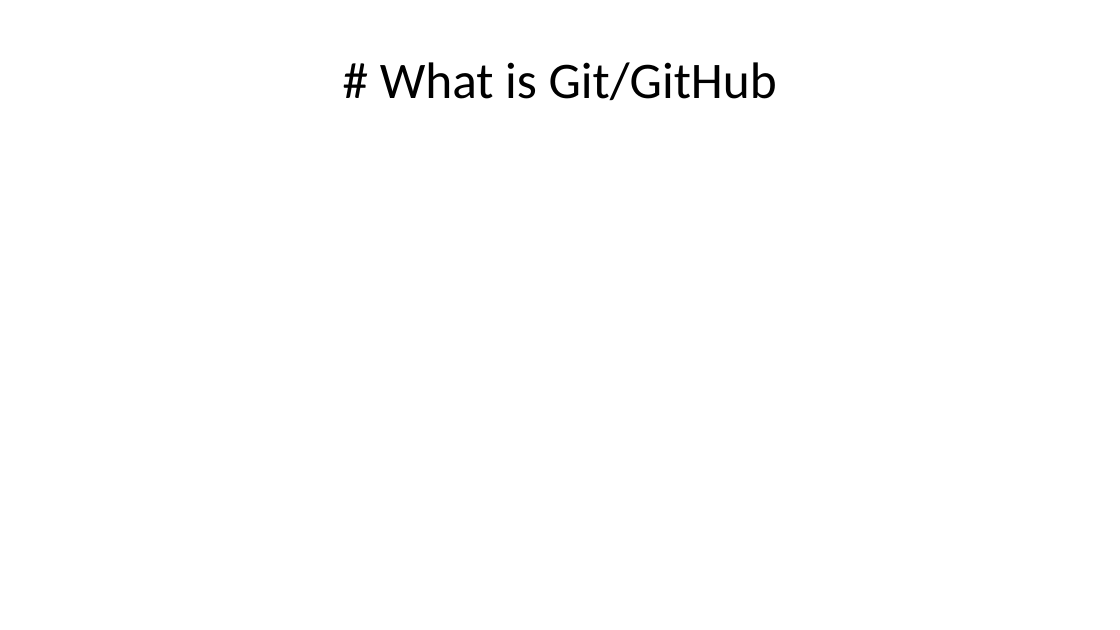
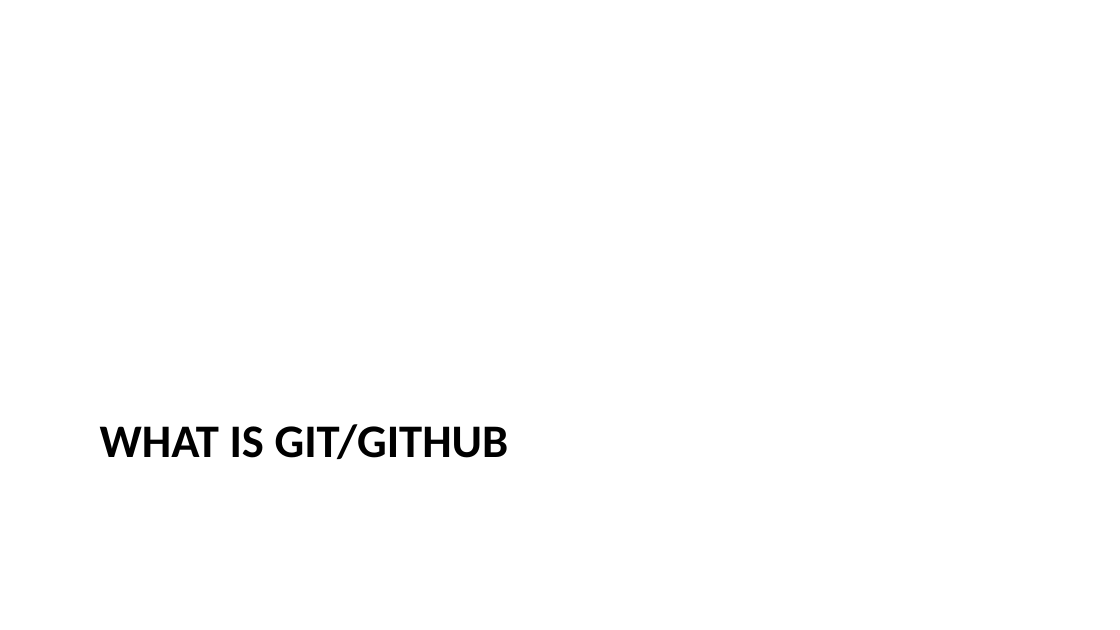
Before and after one commit to dhelgerson/ObsidianVault, a slide deck: slide 2 of git-pres.pptx (slide 1 before the commit). Drawn at 1120x630 pixels with LibreOffice and Linux fonts; fonts in the diff are those of the drawing. Boxes give left, top, right and bottom in pixels: in the first picture for what was removed or moved away, otherwise in the second. Text is boxed around its words. In the diff, an @@ line names an element or a change of style, - is before the commit and + after.

```diff
--- a/git-pres.pptx
+++ b/git-pres.pptx
@@ title "WHAT IS GIT/GITHUB" at [100, 424, 509, 459]: vertical alignment middle to top @@
@@ title at [100, 424, 509, 459]: text changed; size 33 to 30 pt; bold on @@
-# What is Git/GitHub
+WHAT IS GIT/GITHUB
```
Also in this commit, not shown: 1 other slide changed, 20 slides added, 1 other file.
